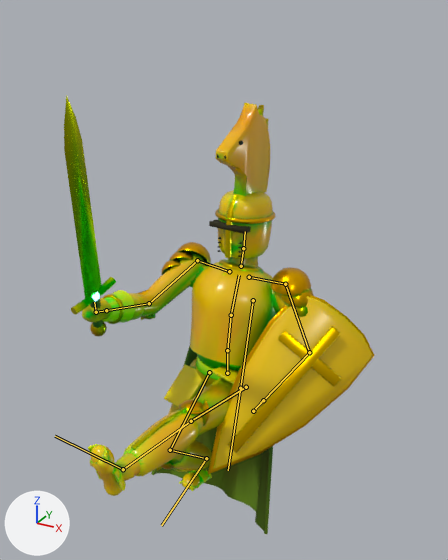
What one commit did to the glTF model public/models/knight_lo.glb.
The view is the same before and after, from a camera (50 mm lens) standing at (1.23, -2.32, 2.38) and looking at (0.07, -0.21, 1.32). The axes (+X, +Y, +Z) are drawn at lower left. The lights are the same throughout. The first picture is the older version. Both versions are drawn at frame 6 of the action 'silly'; the numbers are the values there. The bones that change, and the others that lie on the model, are drawn over the model as lines.

Names of what the first picture shows: 'knight'.
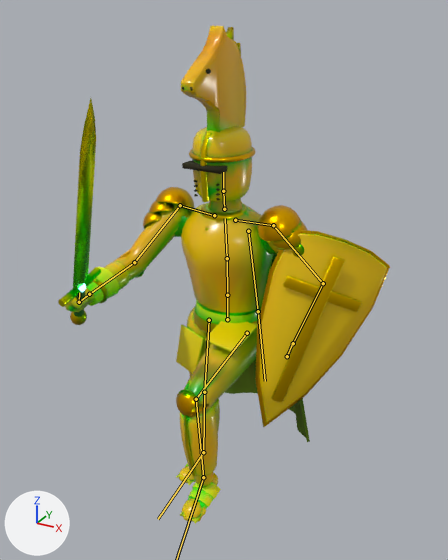
Location of each change, [x1, y1, x2, y2] in pixels of the pictures (448 x 560 px):
'knight', posed (7% wider, 13% taller)
    before: [64, 95, 374, 534]
    after: [58, 26, 390, 524]
bone 'hips', root to tip
    before: (227, 373) to (227, 352)
    after: (227, 319) to (227, 297)
bone 'spine', root to tip
    before: (227, 350) to (231, 315)
    after: (227, 295) to (227, 258)
bone 'chest', root to tip
    before: (231, 315) to (239, 275)
    after: (227, 258) to (225, 218)
bone 'neck', root to tip
    before: (241, 266) to (243, 248)
    after: (224, 209) to (223, 191)
bone 'head', root to tip
    before: (243, 248) to (245, 231)
    after: (223, 191) to (223, 172)
bone 'upperarm.L', root to tip
    before: (285, 284) to (309, 352)
    after: (273, 225) to (323, 283)
bone 'upperarm.R', root to tip
    before: (197, 260) to (149, 303)
    after: (180, 205) to (134, 262)
bone 'prop.R', root to tip
    before: (96, 312) to (94, 302)
    after: (79, 302) to (79, 292)
bone 'thigh.L', root to tip
    before: (246, 387) to (191, 421)
    after: (247, 333) to (196, 399)
bone 'shin.L', root to tip
    before: (191, 421) to (123, 469)
    after: (196, 399) to (203, 477)
bone 'thigh.R', root to tip
    before: (209, 372) to (170, 450)
    after: (209, 320) to (204, 392)
bone 'shin.R', root to tip
    before: (170, 450) to (206, 458)
    after: (204, 392) to (203, 452)
bone 'foot.R', root to tip
    before: (206, 458) to (161, 525)
    after: (203, 452) to (158, 519)

What the commit changed:
Bone 'hips' (bone_hips) moves from (-0.028, -0.267, 0.0) to (-0.028, 0.032, 0.0).
Bone 'spine' (bone_spine) turns from (-8, 0, 0) to (2, 0, 0) degrees about its own x, y and z.
Bone 'chest' (bone_chest) turns from (-11, 1, 0) to (3, 1, 0) degrees about its own x, y and z.
Bone 'neck' (bone_neck) turns from (5, 0, 0) to (-1, 0, 0) degrees about its own x, y and z.
Bone 'head' (bone_head) turns from (10, 2, 0) to (-2, 2, 0) degrees about its own x, y and z.
Bone 'upperarm.L' (bone_upperarm_l) turns from (14, 0, -23) to (14, 0, -32) degrees about its own x, y and z.
Bone 'upperarm.R' (bone_upperarm_r) turns from (-44, 0, 17) to (-44, 0, 26) degrees about its own x, y and z.
Bone 'prop.R' (bone_prop_r) turns from (122, 0, 0) to (97, 0, 0) degrees about its own x, y and z.
Bone 'thigh.L' (bone_thigh_l) turns from (-95, 0, -4) to (-69, 0, -4) degrees about its own x, y and z.
Bone 'shin.L' (bone_shin_l) turns from (-1, 0, 0) to (66, 0, 0) degrees about its own x, y and z.
Bone 'foot.L' (bone_foot_l) turns from (19, 0, 0) to (27, 0, 0) degrees about its own x, y and z.
Bone 'thigh.R' (bone_thigh_r) turns from (-43, 0, 4) to (1, 0, 4) degrees about its own x, y and z.
Bone 'shin.R' (bone_shin_r) turns from (89, 0, 0) to (-1, 0, 0) degrees about its own x, y and z.
Bone 'foot.R' (bone_foot_r) turns from (-45, 0, 0) to (1, 0, 0) degrees about its own x, y and z.
